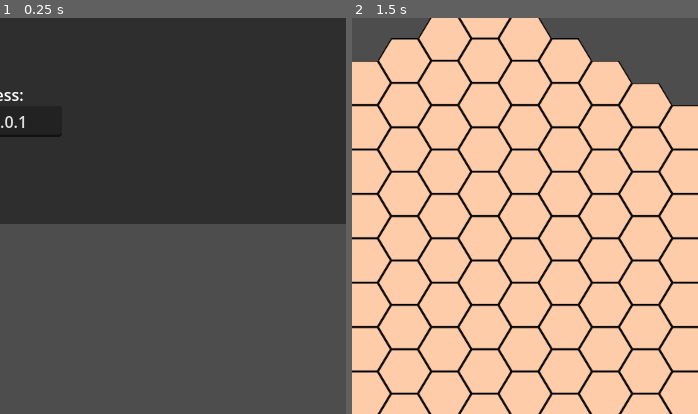
Above: before the commit, frames 1-2 (left to right).
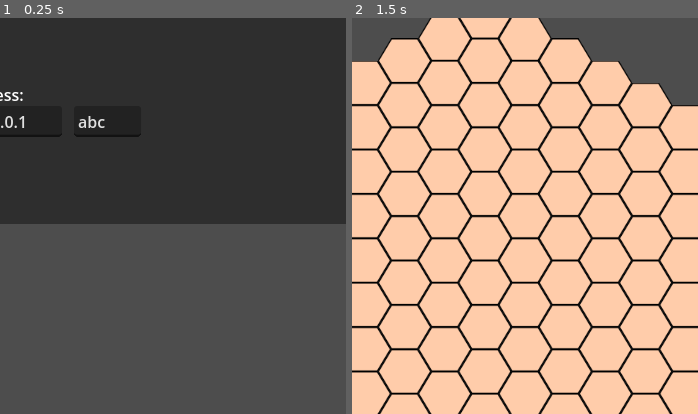
Above: after the commit, the same moments.

Repository: phi168/creepagons
Game: Godot game, scene res://lobby.tscn
Two runs of this game, one before a commit and one after it. Both use one fixed random seed, a clock stepped at 60 frames per second and the inputs below.
Inputs:
- Up to frame 1 (0.25 s): no input
- Up to frame 2 (1.5 s): click "Play Offline" at 0.5 s; click "Pass turn" at 1.25 s
The pictures show only the part of the screen within x 25-75%, y 7-57%; the shares and areas given below are measured in that part.

The runs differ from the first frame. In frame 1, 0.2% of the frame differs, in the area x 21-41%, y 24-31%; in frame 2, nothing differs.

Commit message:
Add server capabilities

Diff:
--- /dev/null
+++ b/project/Server.gd
@@ -0,0 +1,51 @@
+extends Node
+#
+## The port we will listen to
+#const PORT = 9080
+## Our WebSocketServer instance
+#var _server = WebSocketPeer.new()
+#
+#func _ready():
+	## Connect base signals to get notified of new client connections,
+	## disconnections, and disconnect requests.
+	#_server.client_connected.connect(_connected)
+	#_server.client_disconnected.connect(_disconnected)
+	#_server.client_close_request.connect(_close_request)
+	## This signal is emitted when not using the Multiplayer API every time a
+	## full packet is received.
+	## Alternatively, you could check get_peer(PEER_ID).get_available_packets()
+	## in a loop for each connected peer.
+	#_server.data_received.connect(_on_data)
+	## Start listening on the given port.
+	#var err = _server.listen(PORT)
+	#if err != OK:
+		#print("Unable to start server")
+		#set_process(false)
+#
+#func _connected(id, proto):
+	## This is called when a new peer connects, "id" will be the assigned peer id,
+	## "proto" will be the selected WebSocket sub-protocol (which is optional)
+	#print("Client %d connected with protocol: %s" % [id, proto])
+#
+#func _close_request(id, code, reason):
+	## This is called when a client notifies that it wishes to close the connection,
+	## providing a reason string and close code.
+	#print("Client %d disconnecting with code: %d, reason: %s" % [id, code, reason])
+#
+#func _disconnected(id, was_clean = false):
+	## This is called when a client disconnects, "id" will be the one of the
+	## disconnecting client, "was_clean" will tell you if the disconnection
+	## was correctly notified by the remote peer before closing the socket.
+	#print("Client %d disconnected, clean: %s" % [id, str(was_clean)])
+#
+#func _on_data(id):
+	## Print the received packet, you MUST always use get_peer(id).get_packet to receive data,
+	## and not get_packet directly when not using the MultiplayerAPI.
+	#var pkt = _server.get_peer(id).get_packet()
+	#print("Got data from client %d: %s ... echoing" % [id, pkt.get_string_from_utf8()])
+	#_server.get_peer(id).put_packet(pkt)
+#
+#func _process(delta):
+	## Call this in _process or _physics_process.
+	## Data transfer, and signals emission will only happen when calling this function.
+	#_server.poll()
--- a/project/lobby.tscn
+++ b/project/lobby.tscn
@@ -1,6 +1,7 @@
-[gd_scene load_steps=2 format=3 uid="uid://bxmsging1qv8q"]
+[gd_scene load_steps=3 format=3 uid="uid://bxmsging1qv8q"]
 
 [ext_resource type="Script" path="res://logic/lobby.gd" id="1_emrbm"]
+[ext_resource type="PackedScene" uid="uid://cek4r8pfo1uhm" path="res://creepagons.tscn" id="2_6ma0i"]
 
 [node name="Lobby" type="Control"]
 layout_mode = 3
@@ -70,6 +71,18 @@
 offset_bottom = 70.0
 text = "Play Offline"
 
+[node name="UsernNameLabel" type="LineEdit" parent="LobbyPanel"]
+layout_mode = 0
+offset_left = 218.0
+offset_top = 122.0
+offset_right = 285.063
+offset_bottom = 153.0
+text = "abc"
+
+[node name="Creepagons" parent="." instance=ExtResource("2_6ma0i")]
+visible = false
+
 [connection signal="pressed" from="LobbyPanel/JoinButton" to="LobbyPanel" method="_on_join_button_pressed"]
 [connection signal="pressed" from="LobbyPanel/HostButton" to="LobbyPanel" method="_on_host_button_pressed"]
 [connection signal="pressed" from="LobbyPanel/OfflineButton" to="LobbyPanel" method="_on_offline_button_pressed"]
+[connection signal="game_finished" from="Creepagons" to="LobbyPanel" method="_end_game"]
--- /dev/null
+++ b/project/logic/client.gd
@@ -0,0 +1,47 @@
+extends Node
+
+# The URL we will connect to.
+@export var websocket_url = "wss://echo.websocket.org"
+
+# Our WebSocketClient instance.
+var socket = WebSocketPeer.new()
+
+func _ready():
+	# Initiate connection to the given URL.
+	var err = socket.connect_to_url(websocket_url)
+	if err != OK:
+		print("Unable to connect")
+		set_process(false)
+	else:
+		# Wait for the socket to connect.
+		await get_tree().create_timer(2).timeout
+
+		# Send data.
+		socket.send_text("Test packet")
+
+func _process(_delta):
+	# Call this in _process or _physics_process. Data transfer and state updates
+	# will only happen when calling this function.
+	socket.poll()
+
+	# get_ready_state() tells you what state the socket is in.
+	var state = socket.get_ready_state()
+
+	# WebSocketPeer.STATE_OPEN means the socket is connected and ready
+	# to send and receive data.
+	if state == WebSocketPeer.STATE_OPEN:
+		while socket.get_available_packet_count():
+			print("Got data from server: ", socket.get_packet().get_string_from_utf8())
+
+	# WebSocketPeer.STATE_CLOSING means the socket is closing.
+	# It is important to keep polling for a clean close.
+	elif state == WebSocketPeer.STATE_CLOSING:
+		pass
+
+	# WebSocketPeer.STATE_CLOSED means the connection has fully closed.
+	# It is now safe to stop polling.
+	elif state == WebSocketPeer.STATE_CLOSED:
+		# The code will be -1 if the disconnection was not properly notified by the remote peer.
+		var code = socket.get_close_code()
+		print("WebSocket closed with code: %d. Clean: %s" % [code, code != -1])
+		set_process(false) # Stop processing.
--- a/project/logic/creepagons.gd
+++ b/project/logic/creepagons.gd
@@ -32,7 +32,16 @@
 	tile_map.render_game_state(game_engine.grid)
 	current_player_id = 1
 	current_player_label.text = "White's turn"
-	if multiplayer.is_server() or not is_online:
+	if not is_online:
+		my_player_id = 1
+		my_player_label.text = "playing as white."
+	else:
+		my_player_id = -1
+		my_player_label.text = "playing as unknown"
+
+func set_starting_player(player_id):
+	is_online = len(multiplayer.get_peers()) > 0
+	if multiplayer.get_unique_id() == player_id or player_id == -1:
 		my_player_id = 1
 		my_player_label.text = "playing as white."
 	else:
@@ -40,8 +49,9 @@
 		my_player_label.text = "playing as black."
 
 # advance turn
-@rpc("any_peer", "call_local")
+@rpc("authority", "call_local")
 func next_turn():
+	print(my_player_id)
 	# apply changes of cell ownership / hp
 	game_engine.update_game_state()
 	# calculate the next prospective deltas
@@ -68,6 +78,8 @@
 	print("It is now player %d's turn" % current_player_id)
 
 func _on_cell_clicked(pos_clicked: Vector2) -> void:
+	if not visible:
+		return
 	# ignore if not my turn
 	if not my_player_id == current_player_id:
 		print("Not my turn")
@@ -80,9 +92,16 @@
 		print("No moves left -> please pass Turn")
 		return
 	# broadcast click to all players
+	if is_online:
+		rpc_id(1, "send_move", pos_clicked)
+	else:
+		process_move(pos_clicked)
+
+@rpc("any_peer")
+func send_move(pos_clicked):
 	rpc("process_move", pos_clicked)
 
-@rpc("any_peer", "call_local")
+@rpc("authority", "call_local")
 func process_move(pos_clicked: Vector2) -> void:
 	# Send the move to the game engine
 	var current_index = player_ids.find(current_player_id) + 1
@@ -105,8 +124,16 @@
 	current_player_id = -1
 
 func _on_pass_turn_button_pressed():
+	if is_online:
+		rpc_id(1, "send_next_turn")
+	else:
+		next_turn()
+
+@rpc("any_peer", "call_local")
+func send_next_turn():
+	#executed by server, called by client
 	rpc("next_turn")
 
-
 func _on_game_board_spacebar_pressed():
-	rpc("next_turn")
+	pass # disabling this because space bar already retriggers the previous button anyway
+	#rpc("next_turn")
--- a/project/logic/lobby.gd
+++ b/project/logic/lobby.gd
@@ -4,15 +4,20 @@
 const PROTO_NAME = "ludus"
 
 var peer := WebSocketMultiplayerPeer.new()
+var players := {}
+var player_order := []
 
 @onready var address = $Address
 @onready var host_button = $HostButton
 @onready var join_button = $JoinButton
 @onready var status_ok = $StatusOk
 @onready var status_fail = $StatusFail
+@onready var game = get_node("../Creepagons")
+@onready var user_name_label = $UsernNameLabel
+@onready var _self  = get_node("../LobbyPanel")
 
 func _init() -> void:
-	peer.supported_protocols = ["ludus"]
+	peer.supported_protocols = [PROTO_NAME]
 
 func _ready():
 	# Connect all the callbacks related to networking.
@@ -33,16 +38,21 @@
 
 # Callback from SceneTree.
 func _player_connected(connected_player_id):
-	# Someone connected, start the game!
-	# Retrieve the server's network ID.
-	var server_id = multiplayer.get_unique_id()
-	# Create a list of the player IDs (server and connected player).
-	var player_ids = [server_id, connected_player_id]
-	var game = load("res://creepagons.tscn").instantiate()
-	# Connect deferred so we can safely erase it from the callback.
-	game.game_finished.connect(_end_game, CONNECT_DEFERRED)
-	get_tree().get_root().add_child(game)
-	hide()
+	if not multiplayer.is_server():
+		return
+	if connected_player_id == -1:
+		start_game(1)
+	else:
+		rpc_id(connected_player_id, "request_user_name")
+
+	print("players: %s" % players)
+	print("num players: %s" % len(players))
+
+@rpc("authority", "call_local")
+func start_game(starting_player):
+	game.show()
+	game.set_starting_player(starting_player)
+	_self.hide()
 
 func _player_disconnected(_id):
 	if multiplayer.is_server():
@@ -69,15 +79,12 @@
 ##### Game creation functions ######
 
 func _end_game(with_error = ""):
-	if has_node("/root/Creepagons"):
-		# Erase immediately, otherwise network might show
-		# errors (this is why we connected deferred above).
-		var creepagons = get_node("/root/Creepagons")
-		 # Disconnect signals
-		creepagons.game_finished.disconnect(_end_game)
-		# Free the instance
-		creepagons.queue_free()
-		show()
+	print("here")
+	game.queue_free()
+	game = preload("res://creepagons.tscn").instantiate()
+	game.hide()
+	show()
+	get_tree().root.add_child(game)
 
 	#multiplayer.set_multiplayer_peer(null) # Remove peer.
 	host_button.set_disabled(false)
@@ -100,7 +107,6 @@
 	multiplayer.multiplayer_peer = null
 	var err = peer.create_server(DEF_PORT)
 	multiplayer.multiplayer_peer = peer
-	 # Maximum of 1 peer, since it's a 2-player game.
 	if err != OK:
 		# Is another server running?
 		_set_status("Can't host, address in use.",false)
@@ -127,6 +133,21 @@
 
 	_set_status("Connecting...", true)
 
+@rpc("authority")
+func request_user_name():
+	# called by server on client device
+	rpc_id(1, "receive_username", user_name_label.text)
+
+@rpc("any_peer")
+func receive_username(username):
+	# called on server side by the client
+	print(username)
+	print(multiplayer.get_remote_sender_id())
+	players[multiplayer.get_remote_sender_id()] = username
+	player_order.append(multiplayer.get_remote_sender_id())
+	if len(players) == 2:
+	# Someone connected, start the game
+		rpc("start_game", player_order[0])
 
 func _on_offline_button_pressed():
-	_player_connected(2)
+	_player_connected(-1)
Not shown, changed: project/export_presets.cfg
Not shown, removed: .github/workflows/deploy.yml
Not shown, added: build/linux/server.pck
Not shown, added: build/linux/server.sh
Not shown, added: build/linux/server.x86_64
Not shown, changed: build/web/index.html
Not shown, changed: build/web/index.pck
